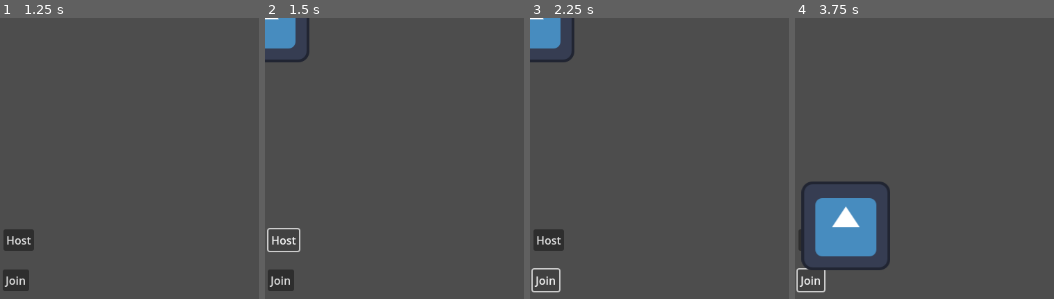
Above: before the commit, frames 1-4 (left to right).
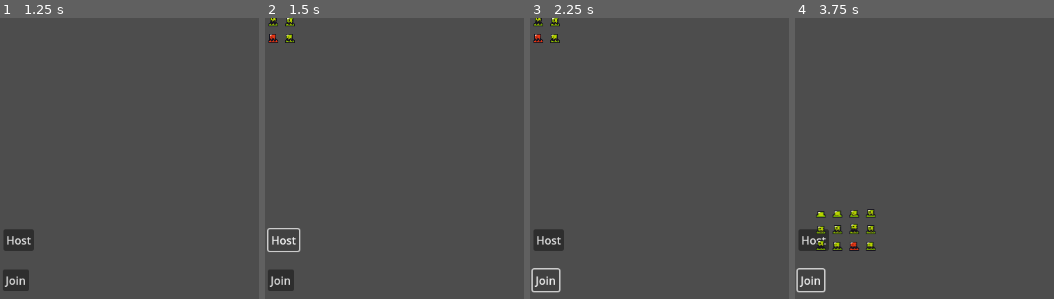
Above: after the commit, the same moments.

Repository: royalcaster/split-souls
Game: Godot game, scene res://scenes/multiplayer_test.tscn
Same seed, same stepped clock (60 frames per second), same inputs: the game is played once before the commit and once after it. The engine's default icon, where the game draws it, is replaced by a stand-in: a white triangle on a blue panel in a dark square.
Inputs:
- Up to frame 1 (1.25 s): tap Enter at 0.5 s; hold Right (ui_right) from 0.53 s (still down)
- Up to frame 2 (1.5 s): release Right (ui_right) at 1.25 s; click "Host" at 1.25 s
- Up to frame 3 (2.25 s): click "Join" at 2 s
- Up to frame 4 (3.75 s): hold Down (ui_down) 2.78-3.53 s; hold Right (ui_right) from 3.53 s (still down)

Frame 1 is identical in both runs. In frame 2, 1.6% of the frame differs, in the area x 0-17%, y 0-16%; in frame 3, 1.6%; in frame 4, 6.7%, in the area x 2-37%, y 58-90%.

Commit message:
different sprites

Diff:
--- a/basic_player.gd
+++ b/basic_player.gd
@@ -10,3 +10,10 @@
 	if controller_node != null:
 		velocity = controller_node.get_combined_input() * 400
 		move_and_slide()
+
+func set_sprite_variant(is_host: bool):
+	var sprite_node = $Sprite2D
+	if is_host:
+		sprite_node.texture = preload("res://assets/img/slime_green.png")
+	else:
+		sprite_node.texture = preload("res://assets/img/slime_purple.png")
--- a/multiplayer_test.gd
+++ b/multiplayer_test.gd
@@ -13,7 +13,6 @@
 	multiplayer.peer_disconnected.connect(_remove_player_input)
 	_add_player(multiplayer.get_unique_id())  # Add host player
 
-
 func _add_player(id):
 	player_inputs[id] = Vector2.ZERO
 	# Only host creates the shared character
@@ -22,6 +21,9 @@
 		shared_player.name = "SharedPlayer"
 		shared_player.controller_node = self  # Pass reference to controller
 		add_child(shared_player)
+		# customize local sprite
+		var is_host = multiplayer.is_server()
+		shared_player.set_sprite_variant(is_host)
 
 
 func _remove_player_input(id):
--- a/scenes/basic_player.tscn
+++ b/scenes/basic_player.tscn
@@ -1,7 +1,7 @@
 [gd_scene load_steps=4 format=3 uid="uid://1sw4hopa0wff"]
 
 [ext_resource type="Script" uid="uid://ip3undbjyb11" path="res://basic_player.gd" id="1_j1kr1"]
-[ext_resource type="Texture2D" uid="uid://b1ijjnlvqdii0" path="res://icon.svg" id="2_ipur3"]
+[ext_resource type="Texture2D" uid="uid://xb4rwtcqaqp3" path="res://assets/img/slime_green.png" id="2_j1kr1"]
 
 [sub_resource type="SceneReplicationConfig" id="SceneReplicationConfig_mtljs"]
 properties/0/path = NodePath(".:position")
@@ -12,7 +12,7 @@
 script = ExtResource("1_j1kr1")
 
 [node name="Sprite2D" type="Sprite2D" parent="."]
-texture = ExtResource("2_ipur3")
+texture = ExtResource("2_j1kr1")
 
 [node name="MultiplayerSynchronizer" type="MultiplayerSynchronizer" parent="."]
 replication_config = SubResource("SceneReplicationConfig_mtljs")
Binary file added: assets/img/slime_green.png
Not shown, added: assets/img/slime_green.png.import
Binary file added: assets/img/slime_purple.png
Not shown, added: assets/img/slime_purple.png.import
